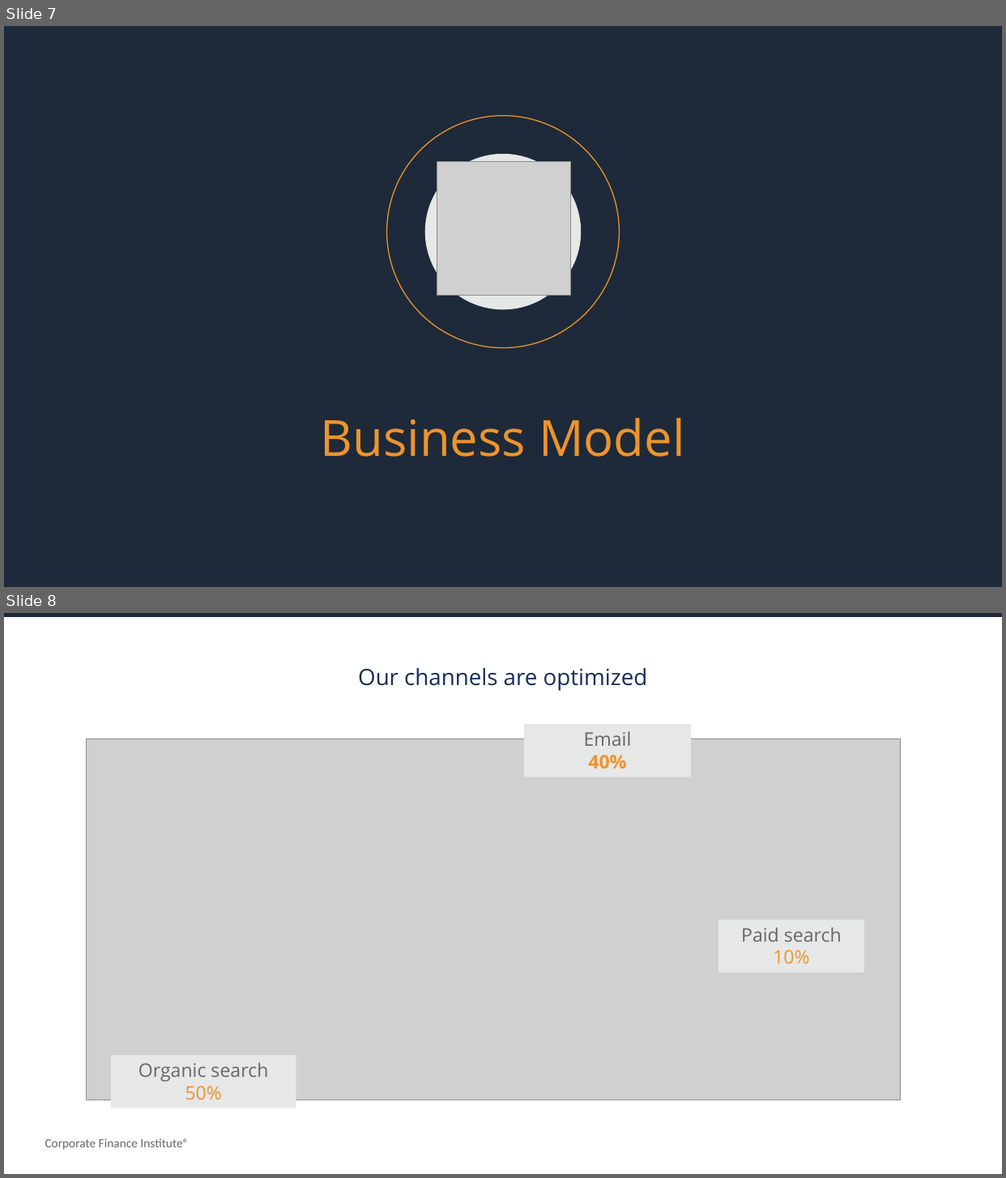
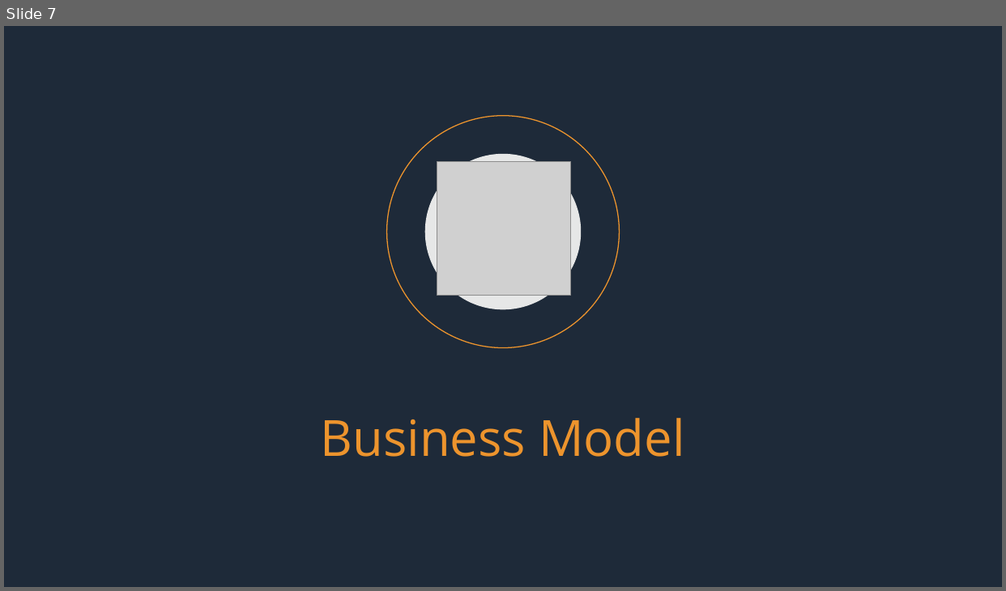
Before and after one commit to eyupbarlas/KeyFinder, a slide deck: Presentation/KeyFinder Proposal.pptx. Shown one above the other, each under a label of ours: slides 7 and 8 before the commit, slide 7 after it. The pictures are 1006x1178 and 1006x591 pixels, drawn with LibreOffice and Linux fonts; fonts in the diff are those of the drawing; grey boxes stand for pictures. Boxes give left, top, right and bottom in pixels: in the first picture for what was removed or moved away, otherwise in the second. Text is boxed around its words. In the diff, an @@ line names an element or a change of style, - is before the commit and + after.

```diff
--- a/Presentation/KeyFinder Proposal.pptx
+++ b/Presentation/KeyFinder Proposal.pptx
@@ slide 8 removed at (4, 613, 1002, 1174), background #FFFFFF @@
@@ rectangle removed at (4, 613, 1002, 617) @@
@@ text removed at (358, 668, 648, 691) @@
-Our channels are optimized
@@ rectangle removed at (524, 724, 691, 777) @@
-Email
-40%
@@ picture removed at (87, 739, 901, 1101) @@
@@ rectangle removed at (718, 920, 864, 973) @@
-Paid search
-10%
@@ rectangle removed at (111, 1055, 296, 1109) @@
-Organic search 50%
@@ text removed at (45, 1139, 189, 1150) @@
-Corporate Finance Institute®
```
Also in this commit, not shown: 1 slide changed, 3 slides added.
